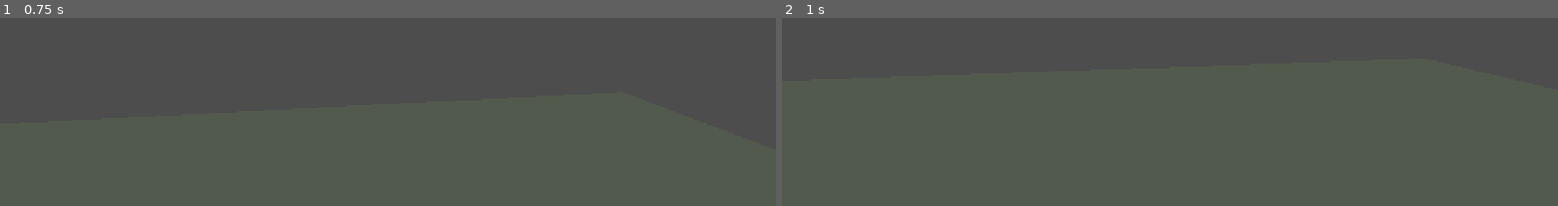
Above: before the commit, frames 1-2 (left to right).
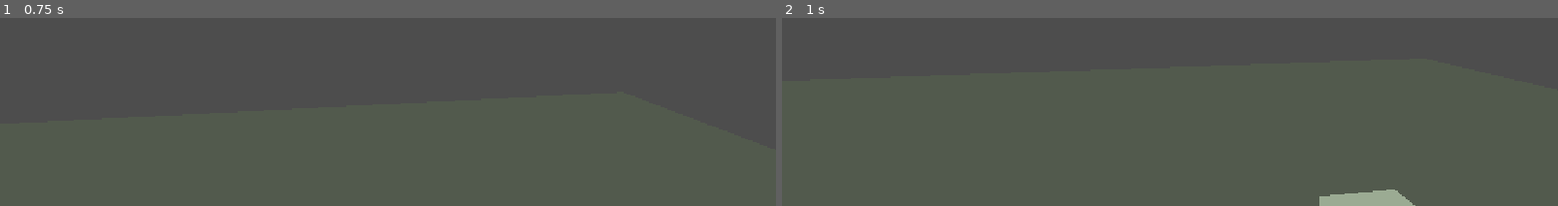
Above: after the commit, the same moments.

Repository: boredguywithacomputer/untitled-hackclub-game
Game: Godot game, scene res://node_3d.tscn
Same seed, same stepped clock (60 frames per second), same inputs: the game is played once before the commit and once after it.
Inputs (mouse positions are in pixels of both pictures, inside the frame that each line leads up to):
- Up to frame 1 (0.75 s): tap Enter at 0.5 s; move the mouse to (outside the picture) at 0.52 s; hold W (Forward) from 0.53 s (still down); hold E (Interact, bound only after the commit) from 0.53 s (still down)
- Up to frame 2 (1 s): keep holding W (Forward); keep holding E (Interact, bound only after the commit); tap Space (Jump) at 0.77 s

Frame 1 is identical in both runs. In frame 2, 0.8% of the frame differs, in the area x 69-82%, y 91-100%.

Commit message:
Created a modular proximity interaction system
When a player goes near certain objects, it prompts them to interact with it. If the E key is pressed, the thingy fires an 'interaction' signal, which consists of an object argument (the object being interacted with) which is a Node type, and a triggeredevent arg, which is a String type.

I also handled overlapping prompts.

Diff:
--- /dev/null
+++ b/imdead/Events.gd
@@ -0,0 +1,4 @@
+extends Node
+signal prompt(promptname: String, object: Node, triggerevent: String)
+signal unprompt(object: Node)
+signal interaction(object: Node, triggerevent: String)
--- /dev/null
+++ b/imdead/Globals.gd
@@ -0,0 +1,11 @@
+extends Node
+
+
+# Called when the node enters the scene tree for the first time.
+func _ready() -> void:
+	pass # Replace with function body.
+
+
+# Called every frame. 'delta' is the elapsed time since the previous frame.
+func _process(delta: float) -> void:
+	pass
--- /dev/null
+++ b/imdead/canvas_layer.gd
@@ -0,0 +1,31 @@
+extends CanvasLayer
+
+var topobject;
+var topprompt = "";
+var toptriggerevent;
+
+func _ready() -> void:
+	Events.prompt.connect(_displayprompt)
+	Events.unprompt.connect(_undisplayprompt)
+
+func _displayprompt(promptname: String, object: Node, triggerevent: String) -> void:
+	$InteractPrompt.visible = true
+	topprompt = promptname
+	topobject = object
+	toptriggerevent = triggerevent
+
+func _undisplayprompt(object: Node) -> void:
+	if object == topobject:
+		$InteractPrompt.visible = false
+		topobject = null
+		toptriggerevent = null
+		topprompt = ""
+
+# Called every frame. 'delta' is the elapsed time since the previous frame.
+func _process(delta: float) -> void:
+	$InteractPrompt.text = "E | " + topprompt
+
+func _input(event: InputEvent) -> void:
+	if event.is_action_pressed("Interact") and topobject and toptriggerevent:
+		print("interaction event: " + toptriggerevent)
+		Events.interaction.emit(topobject, toptriggerevent)
--- /dev/null
+++ b/imdead/loot_llama.gd
@@ -0,0 +1,20 @@
+extends RigidBody3D
+
+@export var promptName: String
+@export var triggeredEvent: String
+
+func _ready() -> void:
+	$Hitbox.body_entered.connect(_proximity_trigger)
+	$Hitbox.body_exited.connect(_deproximity_trigger)
+
+func _proximity_trigger(body: Node3D) -> void:
+	if !body.name == "Player": return
+	print("player within range")
+	Events.prompt.emit(promptName, self, triggeredEvent)
+
+func _deproximity_trigger(body: Node3D) -> void:
+	if !body.name == "Player": return
+	Events.unprompt.emit(self)
+
+func _process(delta: float) -> void:
+	pass
--- a/imdead/node_3d.tscn
+++ b/imdead/node_3d.tscn
@@ -2,12 +2,12 @@
 
 [ext_resource type="Script" uid="uid://dejb6bxwdblgf" path="res://character_body_3d.gd" id="1_a202f"]
 [ext_resource type="Script" uid="uid://qcorh6p4dxxh" path="res://camera_3d.gd" id="2_noarx"]
+[ext_resource type="Script" uid="uid://bmnwym5t4enom" path="res://loot_llama.gd" id="3_a0tk4"]
+[ext_resource type="Script" uid="uid://6q33gsl1ha8y" path="res://canvas_layer.gd" id="4_r3fl7"]
 
 [sub_resource type="CylinderShape3D" id="CylinderShape3D_4xowi"]
 
 [sub_resource type="CapsuleMesh" id="CapsuleMesh_lgns8"]
-
-[sub_resource type="CylinderShape3D" id="CylinderShape3D_lgns8"]
 
 [sub_resource type="PhysicsMaterial" id="PhysicsMaterial_4xowi"]
 
@@ -20,24 +20,29 @@
 background_mode = 2
 ambient_light_color = Color(0.6074128, 0.6693338, 0.57605195, 1)
 
+[sub_resource type="BoxMesh" id="BoxMesh_lgns8"]
+
+[sub_resource type="StandardMaterial3D" id="StandardMaterial3D_noarx"]
+
+[sub_resource type="BoxShape3D" id="BoxShape3D_lgns8"]
+
+[sub_resource type="SphereShape3D" id="SphereShape3D_5hio4"]
+
 [node name="Node3D" type="Node3D" unique_id=1729448010]
 
-[node name="CharacterBody3D" type="CharacterBody3D" parent="." unique_id=1375248625]
-transform = Transform3D(1, 0, 0, 0, 1, 0, 0, 0, 1, 0, 8, 0)
+[node name="Player" type="CharacterBody3D" parent="." unique_id=1375248625]
+transform = Transform3D(-1, 0, -8.742278e-08, 0, 1, 0, 8.742278e-08, 0, -1, 0, 8, 0)
 script = ExtResource("1_a202f")
 
-[node name="CollisionShape3D" type="CollisionShape3D" parent="CharacterBody3D" unique_id=522990499]
+[node name="CollisionShape3D" type="CollisionShape3D" parent="Player" unique_id=522990499]
 shape = SubResource("CylinderShape3D_4xowi")
 
-[node name="MeshInstance3D" type="MeshInstance3D" parent="CharacterBody3D" unique_id=705312166]
+[node name="MeshInstance3D" type="MeshInstance3D" parent="Player" unique_id=705312166]
 mesh = SubResource("CapsuleMesh_lgns8")
 
-[node name="Camera3D" type="Camera3D" parent="CharacterBody3D/MeshInstance3D" unique_id=1055353255]
+[node name="Camera3D" type="Camera3D" parent="Player/MeshInstance3D" unique_id=1055353255]
 transform = Transform3D(1, 0, 0, 0, 1, 0, 0, 0, 1, 0, 0.5, 0)
 script = ExtResource("2_noarx")
-
-[node name="CollisionShape3D2" type="CollisionShape3D" parent="CharacterBody3D" unique_id=309012466]
-shape = SubResource("CylinderShape3D_lgns8")
 
 [node name="Floor" type="RigidBody3D" parent="." unique_id=909522897]
 physics_material_override = SubResource("PhysicsMaterial_4xowi")
@@ -53,3 +58,61 @@
 
 [node name="WorldEnvironment" type="WorldEnvironment" parent="." unique_id=1218125405]
 environment = SubResource("Environment_lgns8")
+
+[node name="LootLlama" type="RigidBody3D" parent="." unique_id=1316466283]
+transform = Transform3D(1, 0, 0, 0, 1, 0, 0, 0, 1, -3, 3, 3)
+mass = 300.0
+script = ExtResource("3_a0tk4")
+promptName = "Grab"
+triggeredEvent = "Grab"
+
+[node name="MeshInstance3D" type="MeshInstance3D" parent="LootLlama" unique_id=768772424]
+mesh = SubResource("BoxMesh_lgns8")
+surface_material_override/0 = SubResource("StandardMaterial3D_noarx")
+
+[node name="CollisionShape3D" type="CollisionShape3D" parent="LootLlama" unique_id=1810029514]
+shape = SubResource("BoxShape3D_lgns8")
+
+[node name="Hitbox" type="Area3D" parent="LootLlama" unique_id=939205098]
+transform = Transform3D(3, 0, 0, 0, 3, 0, 0, 0, 3, 0, 0, 0)
+
+[node name="CollisionShape3D" type="CollisionShape3D" parent="LootLlama/Hitbox" unique_id=1844688015]
+shape = SubResource("SphereShape3D_5hio4")
+
+[node name="LootLlama2" type="RigidBody3D" parent="." unique_id=984429558]
+transform = Transform3D(1, 0, 0, 0, 1, 0, 0, 0, 1, -3, 3, 4.906854)
+mass = 300.0
+script = ExtResource("3_a0tk4")
+promptName = "Steal"
+triggeredEvent = "Mug"
+
+[node name="MeshInstance3D" type="MeshInstance3D" parent="LootLlama2" unique_id=104985071]
+mesh = SubResource("BoxMesh_lgns8")
+surface_material_override/0 = SubResource("StandardMaterial3D_noarx")
+
+[node name="CollisionShape3D" type="CollisionShape3D" parent="LootLlama2" unique_id=892118643]
+shape = SubResource("BoxShape3D_lgns8")
+
+[node name="Hitbox" type="Area3D" parent="LootLlama2" unique_id=2063474536]
+transform = Transform3D(3, 0, 0, 0, 3, 0, 0, 0, 3, 0, 0, 0)
+
+[node name="CollisionShape3D" type="CollisionShape3D" parent="LootLlama2/Hitbox" unique_id=1018047862]
+shape = SubResource("SphereShape3D_5hio4")
+
+[node name="CanvasLayer" type="CanvasLayer" parent="." unique_id=1688848319]
+script = ExtResource("4_r3fl7")
+
+[node name="InteractPrompt" type="Label" parent="CanvasLayer" unique_id=1972338683]
+visible = false
+anchors_preset = 8
+anchor_left = 0.5
+anchor_top = 0.5
+anchor_right = 0.5
+anchor_bottom = 0.5
+offset_left = -49.0
+offset_top = 188.5
+offset_right = 49.0
+offset_bottom = 211.5
+grow_horizontal = 2
+grow_vertical = 2
+text = "E - INTERACT"
--- a/imdead/project.godot
+++ b/imdead/project.godot
@@ -14,6 +14,10 @@
 run/main_scene="uid://lp0smlhoqe3p"
 config/features=PackedStringArray("4.7", "GL Compatibility")
 config/icon="res://icon.svg"
+
+[autoload]
+
+Events="*uid://sb7e35qjomb2"
 
 [display]
 
@@ -51,6 +55,11 @@
 "events": [Object(InputEventKey,"resource_local_to_scene":false,"resource_name":"","device":-1,"window_id":0,"alt_press …(191 unchanged characters)…
 ]
 }
+Interact={
+"deadzone": 0.2,
+"events": [Object(InputEventKey,"resource_local_to_scene":false,"resource_name":"","device":-1,"window_id":0,"alt_pressed":false,"shift_pressed":false,"ctrl_pressed":false,"meta_pressed":false,"pressed":false,"keycode":0,"physical_keycode":69,"key_label":0,"unicode":101,"location":0,"echo":false,"script":null)
+]
+}
 
 [physics]
 
Not shown, added: imdead/Events.gd.uid
Not shown, added: imdead/Globals.gd.uid
Not shown, added: imdead/canvas_layer.gd.uid
Not shown, added: imdead/loot_llama.gd.uid
